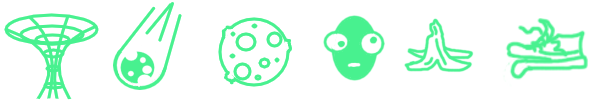
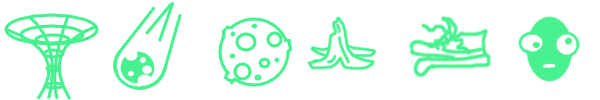
Layers edited between the first and the second 600×100 image:
added layer "Paint Layer 4" (1st of 2) above "Paint Layer 4" over 451, 16, 589, 86
painted on "Paint Layer 4" (2nd of 2) over 307, 15, 589, 86
